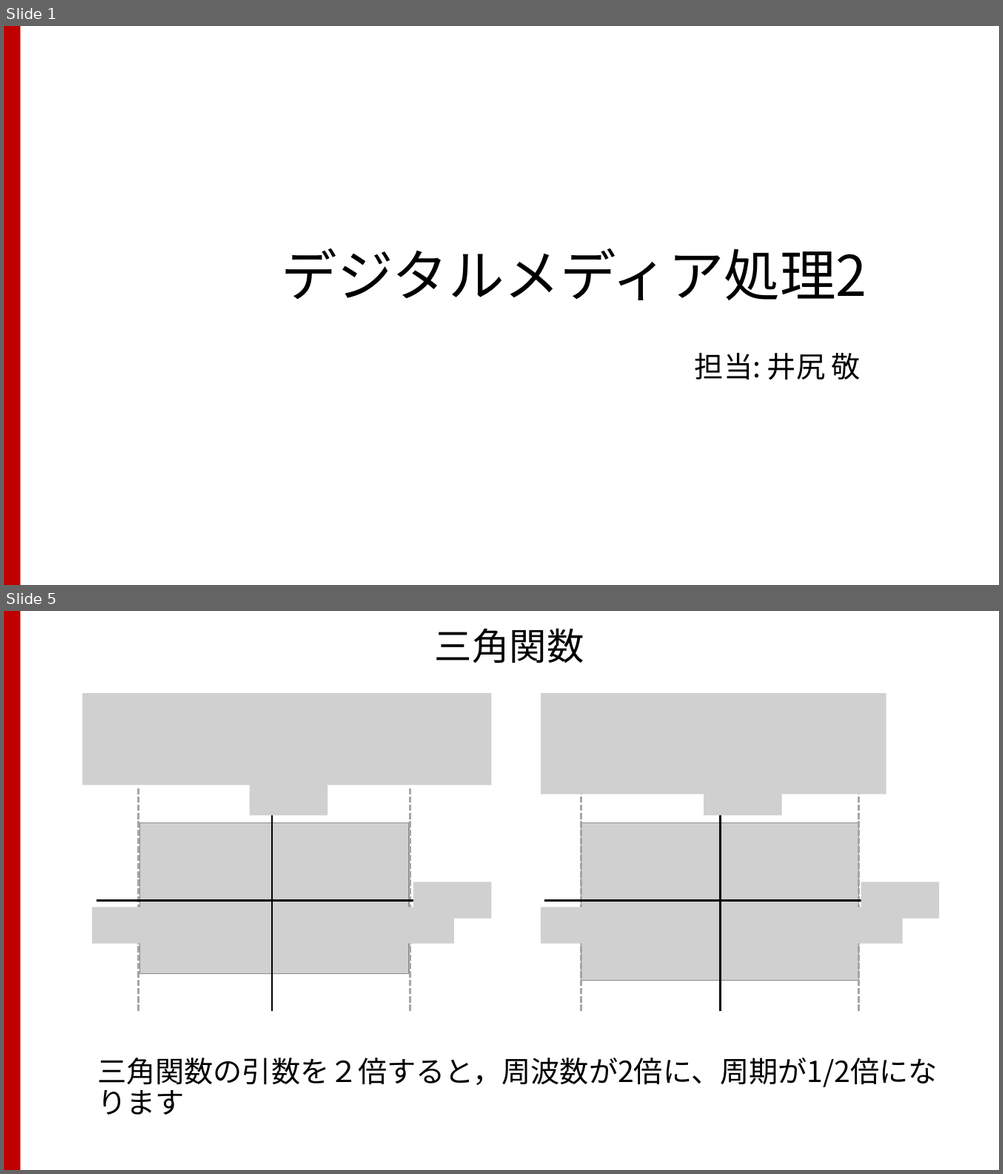
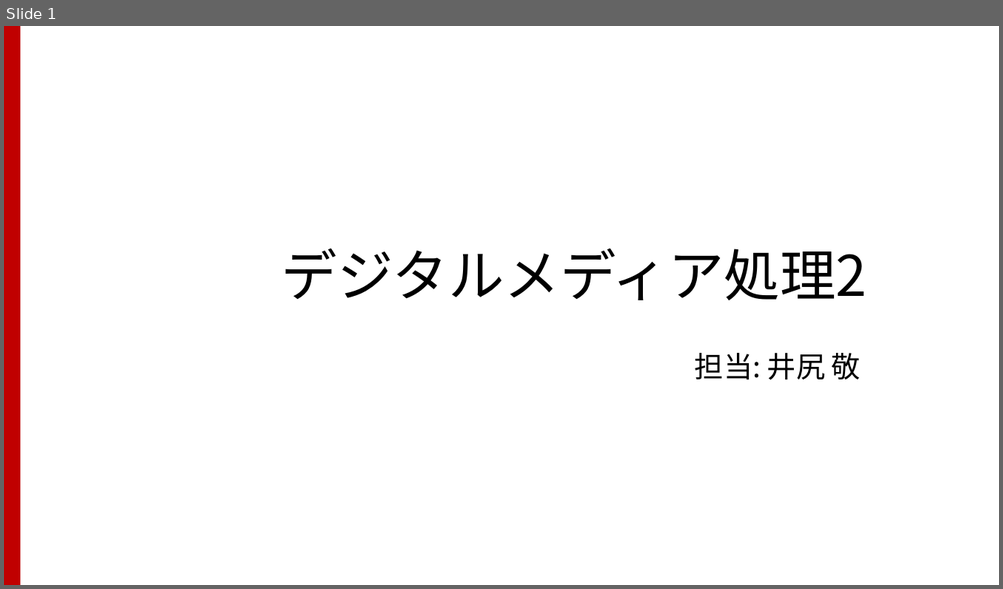
Before and after one commit to TakashiIjiri/TakashiIjiri.github.io, a slide deck: classes/dm2017/DigitalMedia2_4b.pptx. Shown one above the other, each under a label of ours: slides 1 and 5 before the commit, slide 1 after it; the slides between them are not shown. The pictures are 1003x1174 and 1003x589 pixels, drawn with LibreOffice and Linux fonts; fonts in the diff are those of the drawing; grey boxes stand for pictures. Boxes give left, top, right and bottom in pixels: in the first picture for what was removed or moved away, otherwise in the second. Text is boxed around its words. In the diff, an @@ line names an element or a change of style, - is before the commit and + after.

```diff
--- a/classes/dm2017/DigitalMedia2_4b.pptx
+++ b/classes/dm2017/DigitalMedia2_4b.pptx
@@ slide 5 removed at [4,611,999,1170], background #FFFFFF; not listed: 1 template element that a slide beside it also shows @@
@@ title removed at [435,628,584,663] @@
-三角関数
@@ picture removed at [82,693,491,785] @@
@@ picture removed at [540,693,886,794] @@
@@ picture removed at [250,779,328,815] @@
@@ picture removed at [704,779,782,815] @@
@@ line removed from (138, 1011) to (138, 789) @@
@@ arrow removed from (272, 1011) to (272, 789) @@
@@ line removed from (410, 1011) to (410, 789) @@
@@ line removed from (580, 1011) to (580, 789) @@
@@ arrow removed from (720, 1011) to (720, 789) @@
@@ line removed from (858, 1011) to (858, 789) @@
@@ picture removed at [140,823,408,974] @@
@@ picture removed at [580,823,859,981] @@
@@ picture removed at [413,882,491,918] @@
@@ picture removed at [860,882,939,918] @@
@@ picture removed at [92,907,170,944] @@
@@ arrow removed from (96, 901) to (444, 901) @@
@@ picture removed at [375,907,454,944] @@
@@ picture removed at [540,907,619,944] @@
@@ arrow removed from (545, 901) to (893, 901) @@
@@ picture removed at [824,907,902,944] @@
@@ text removed at [97,1058,937,1088] @@
-三角関数の引数を２倍すると，周波数が2倍に、周期が1/2倍になります
```
Also in this commit, not shown: 36 slides added, 14 other slides removed, 12 other files.
